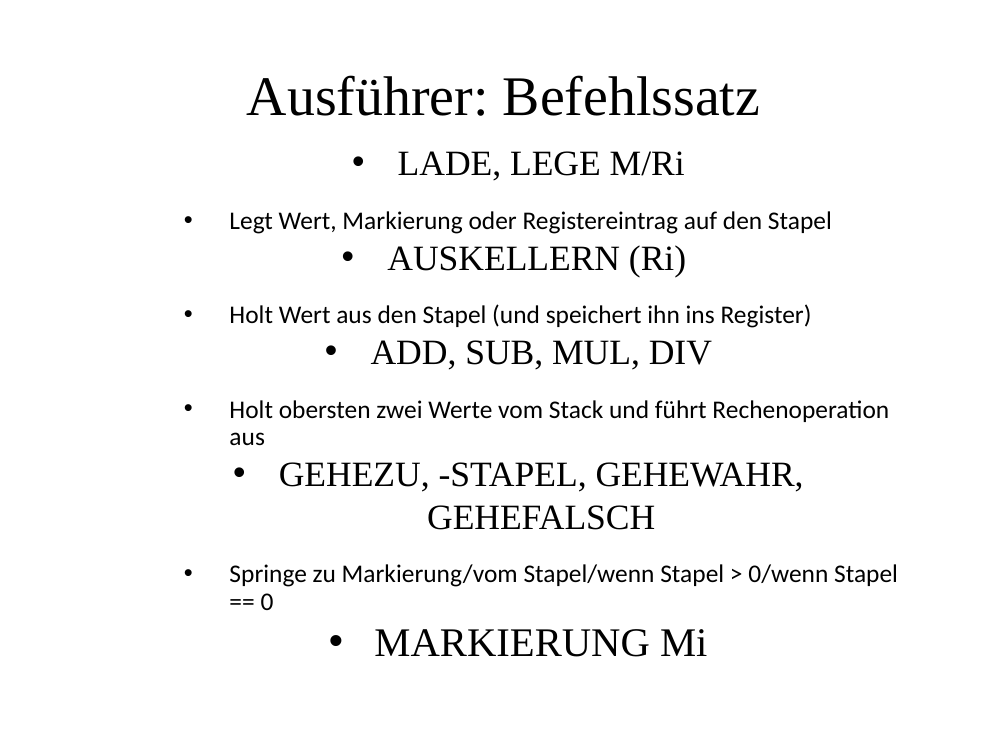
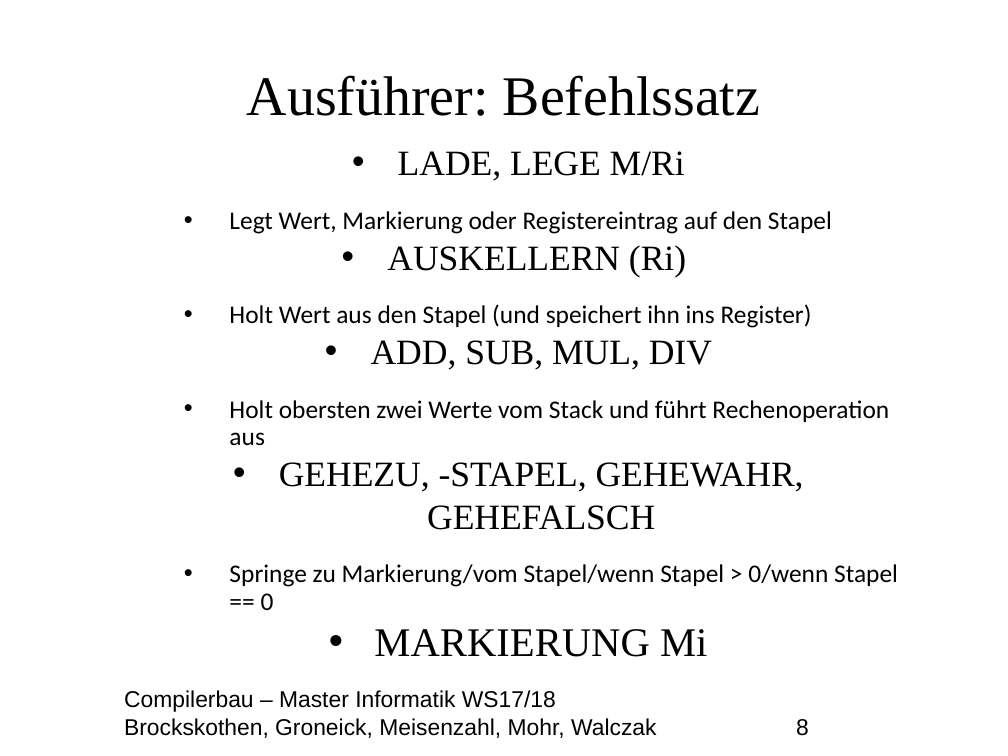
Before and after one commit to MasterInformatikHsBochum/Eine-deutsche-Praesentation, a slide deck: slide 8 of Präsentation.odp. Drawn at 1008x756 pixels with LibreOffice and Linux fonts; fonts in the diff are those of the drawing; background and template pictures are left out. Boxes give left, top, right and bottom in pixels: in the first picture for what was removed or moved away, otherwise in the second. Text is boxed around its words. In the diff, an @@ line names an element or a change of style, - is before the commit and + after.

```diff
--- a/Präsentation.odp
+++ b/Präsentation.odp
@@ text added at [124,690,809,738], 18 pt, text #000000 @@
+Compilerbau – Master Informatik WS17/18
+Brockskothen, Groneick, Meisenzahl, Mohr, Walczak 8
```
Also in this commit, not shown: 9 other slides changed, 1 other file.
